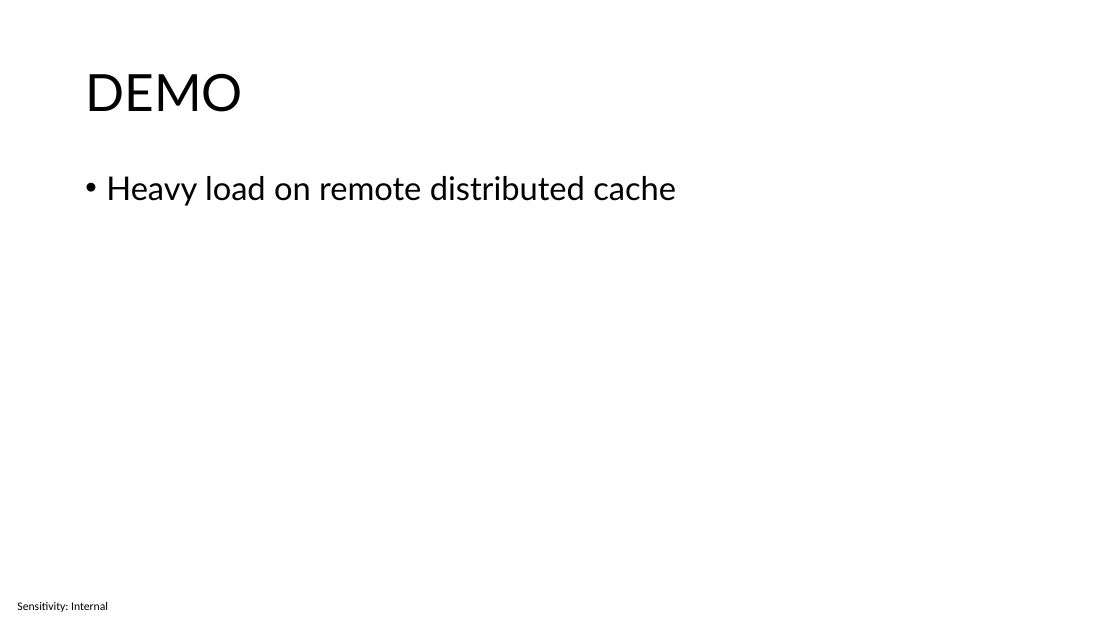
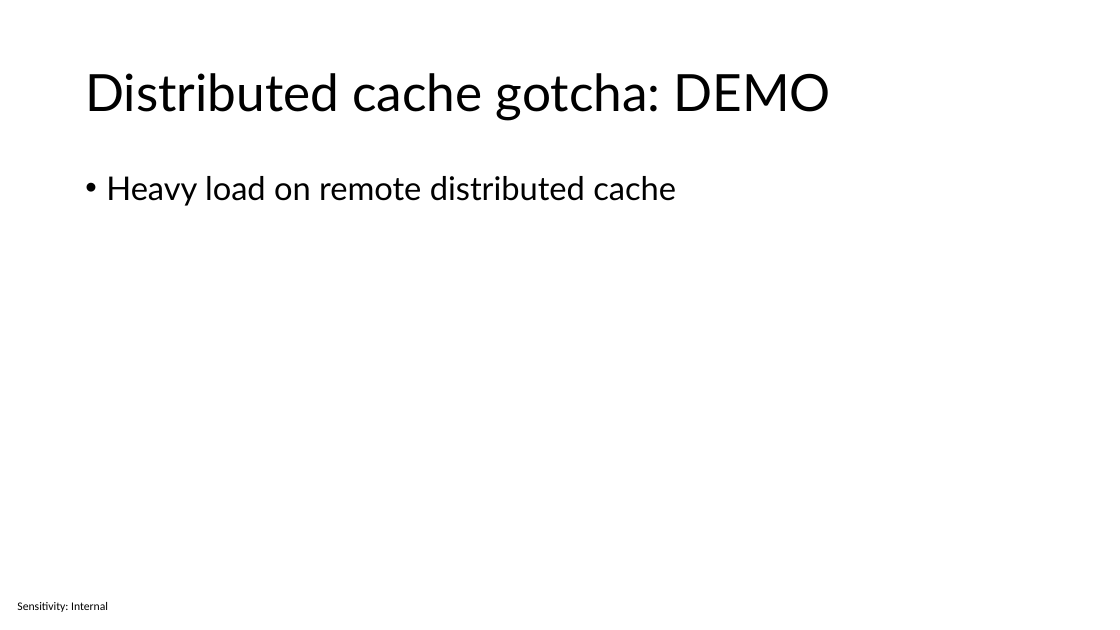
Before and after one commit to sabbadino/cache-like-a-pro-fusion-cache, a slide deck: slide 14 of cache-like-a-pro.pptx (slide 13 before the commit). Drawn at 1120x630 pixels with LibreOffice and Linux fonts; fonts in the diff are those of the drawing. Boxes give left, top, right and bottom in pixels: in the first picture for what was removed or moved away, otherwise in the second. Text is boxed around its words. In the diff, an @@ line names an element or a change of style, - is before the commit and + after.

```diff
--- a/cache-like-a-pro.pptx
+++ b/cache-like-a-pro.pptx
@@ title at [85, 73, 831, 120]: text changed @@
-DEMO
+Distributed cache gotcha: DEMO
```
Also in this commit, not shown: 3 other slides changed, 5 slides added.
